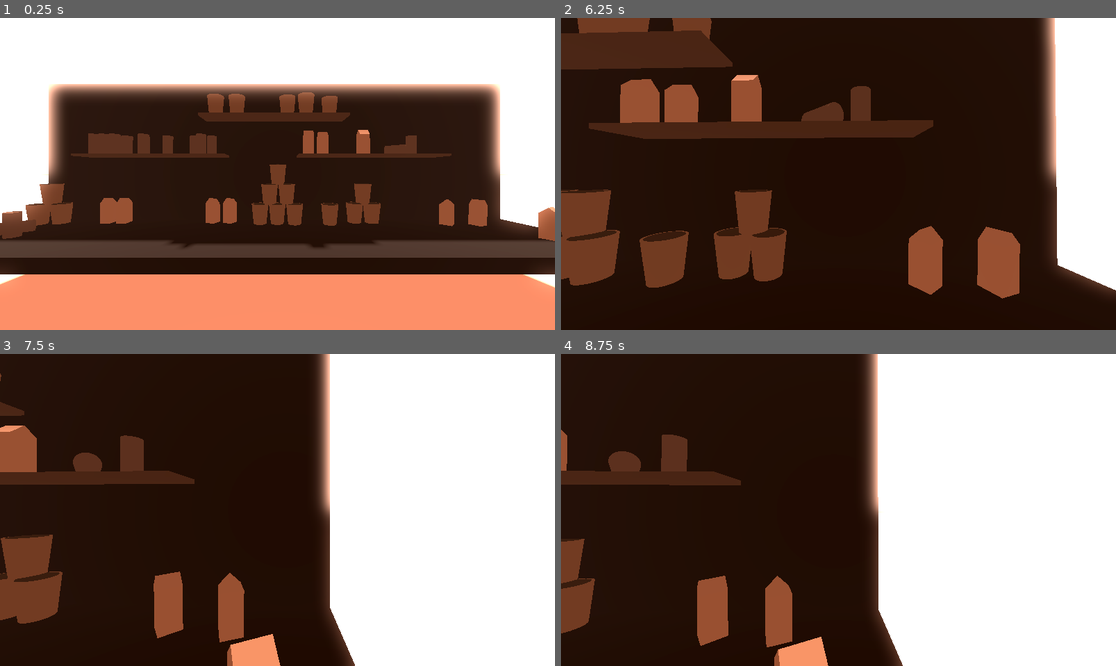
Above: before the commit, frames 1-4 (two rows, left to right).
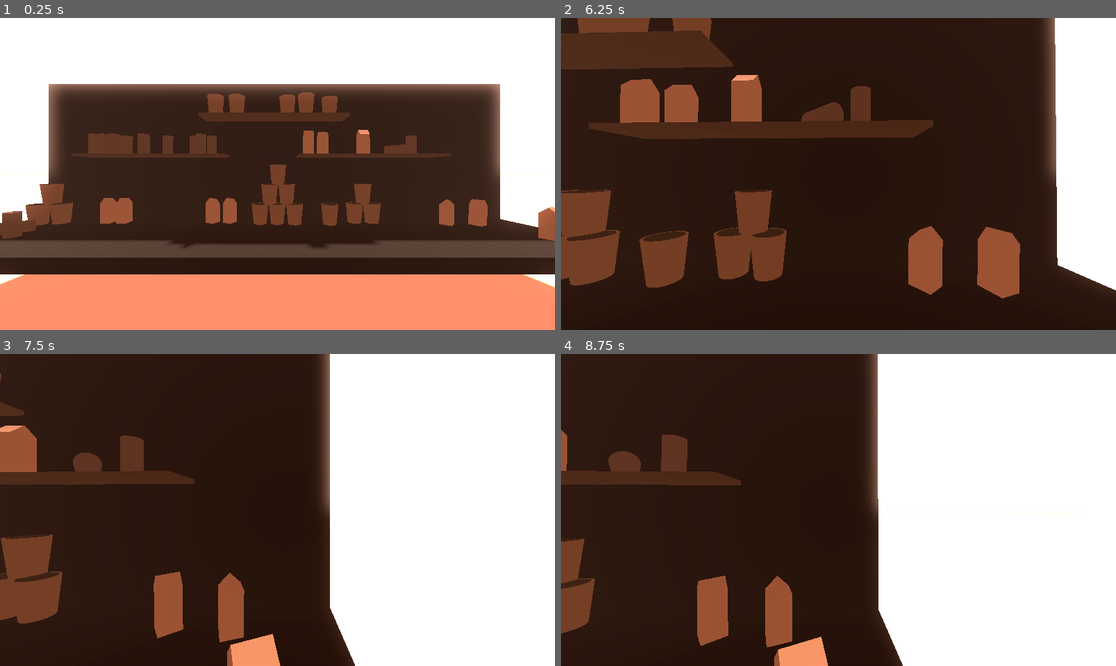
Above: after the commit, the same moments.

Repository: JustKesha/coffee-shop-game
Game: Godot game, scene res://demo.tscn
Two runs of this game, one before a commit and one after it. Both use one fixed random seed, a clock stepped at 60 frames per second and the inputs below.
Inputs (mouse positions are in pixels of both pictures, inside the frame that each line leads up to):
- Up to frame 1 (0.25 s): no input
- Up to frame 2 (6.25 s): tap Enter at 0.5, 2, 3.5 s; move the mouse to (866, 174) at 0.52 s; press the mouse at (866, 174) at 0.53 s; hold W (forward) 0.53-5.78 s; tap Space at 1.25, 2.75, 4.25 s; move the mouse to (810, 174) at 1.27 s; release the mouse at (810, 174) at 1.28 s; tap Mouse wheel down (zoom_in) at 1.35, 5.85 s; move the mouse to (849, 167) at 2.02 s; hold Mouse wheel up (zoom_out) 2.03-2.78 s; move the mouse to (832, 180) at 2.77 s; click (832, 180) at 2.85 s; move the mouse to (877, 177) at 3.52 s; hold Mouse wheel down (zoom_in) 3.53-4.28 s; move the mouse to (794, 170) at 4.27 s; tap Mouse wheel up (zoom_out) at 4.35 s; move the mouse to (844, 174) at 5.02 s; press the mouse at (844, 174) at 5.03 s; move the mouse to (816, 167) at 5.77 s; release the mouse at (816, 167) at 5.78 s; hold D (right) from 5.78 s (still down)
- Up to frame 3 (7.5 s): move the mouse to (305, 510) at 6.52 s; release D (right) at 6.53 s; hold Mouse wheel up (zoom_out) 6.53-7.28 s; hold W (forward) from 6.53 s (still down); move the mouse to (249, 510) at 7.27 s; click (249, 510) at 7.35 s
- Up to frame 4 (8.75 s): keep holding W (forward); move the mouse to (849, 503) at 8.02 s; hold Mouse wheel down (zoom_in) from 8.03 s (still down)

The runs differ from the first frame. In frame 1, 3.2% of the frame differs, in the area x 1-100%, y 21-65%; in frame 2, 1.0%; in frame 3, 0.9%; in frame 4, 1.0%.

Commit message:
Added a coffee addict customer

Diff:
--- a/cup.gd
+++ b/cup.gd
@@ -1,4 +1,4 @@
-extends Item
+class_name Cup extends Item
 
 var VOLUME_CAP = 120
 
@@ -62,6 +62,7 @@
 
 func get_top_similarities(how_many: int = 3, min_value = 0) -> Dictionary:
 	'''Returns a sorted dict from get_similarities clipped by min value'''
+	# I know its horrible
 	var similarities = get_similarities()
 	var out = {}
 
--- /dev/null
+++ b/customer.gd
@@ -0,0 +1,98 @@
+class_name Customer extends StaticBody3D
+
+@onready var request = generate_request()
+@onready var player = $"../Player"
+
+# EVENTS
+
+signal request_update
+signal not_satisfied (cup: Cup)
+signal satisfied (cup: Cup)
+
+func _on_request_update():
+	print(
+		[
+		"I'll have one ",
+		"Can I have ",
+		"One ",
+		].pick_random(),
+		Global.DRINKS[request]['name'],
+		[
+		", please.",
+		"?",
+		].pick_random(),
+	)
+
+func _on_not_satisfied(cup: Cup):
+	if cup.volume == 0:
+		print([
+			"But there's nothing here..",
+			"It's empty..",
+			"Cup cup cup",
+		].pick_random())
+		return
+
+	print(
+		["But", "What", "Huh", "Hey"].pick_random(), ', ',
+		[
+		"that's not what I ordered",
+		"that's not my orderer",
+		"that doesn't look right",
+		"what's going on",
+		"excuse me",
+		"there's something wrong",
+		].pick_random(),
+		["!", ".", "..", "...", "?", "?!"].pick_random(), ' ',
+		[
+		"I asked for ",
+		"I wanted ",
+		"I ordered ",
+		"I asked you for ",
+		].pick_random(),
+		Global.DRINKS[request]['name'],
+		["!", ".", "..", "...", "?", "?!"].pick_random(),
+	)
+
+func _on_satisfied(cup: Cup):
+	cup.kill()
+	print('Thanks!')
+
+	print([
+		'Oh and also',
+		'I want more',
+		'I still want coffee, hm',
+	].pick_random(), '...')
+	generate_request()
+
+# HELPERS
+
+func get_new_request() -> String:
+	return Global.DRINKS.keys().pick_random()
+
+# ACTIONS
+
+func generate_request() -> String:
+	'''Overwrites the current request with a new Drink ID'''
+	request = get_new_request()
+
+	request_update.emit()
+
+	return request
+
+func give(cup):
+	if not cup is Cup:
+		return
+
+	if cup.get_similarity(request) < 80:
+		not_satisfied.emit(cup)
+		return
+
+	satisfied.emit(cup)
+
+# DETECTION
+
+func _on_order_pickup_body_entered(body: Node3D):
+	give(body)
+
+func _process(delta: float):
+	look_at(player.global_position)
--- a/demo.tscn
+++ b/demo.tscn
@@ -1,10 +1,11 @@
-[gd_scene load_steps=16 format=3 uid="uid://c2jog48i1mbmd"]
+[gd_scene load_steps=30 format=3 uid="uid://c2jog48i1mbmd"]
 
 [ext_resource type="PackedScene" uid="uid://5t8434o6daug" path="res://player.tscn" id="1_211l8"]
 [ext_resource type="PackedScene" uid="uid://o33ph7vkyqtr" path="res://coffee.tscn" id="3_nub8f"]
 [ext_resource type="PackedScene" uid="uid://cr6ej4k6m55um" path="res://cup.tscn" id="4_5rk0j"]
 [ext_resource type="PackedScene" uid="uid://bfcidex13ttfo" path="res://shelf.tscn" id="5_4hngw"]
 [ext_resource type="PackedScene" uid="uid://8cq1ky3rov4o" path="res://milk.tscn" id="5_macea"]
+[ext_resource type="Script" path="res://customer.gd" id="6_f1yj1"]
 
 [sub_resource type="Environment" id="Environment_01jxy"]
 background_mode = 1
@@ -26,10 +27,9 @@
 sdfgi_cascade0_distance = 599.406
 sdfgi_max_distance = 9590.5
 glow_enabled = true
-glow_intensity = 0.5
+glow_intensity = 0.2
 fog_enabled = true
 fog_light_color = Color(1, 0.754263, 0.647288, 1)
-fog_light_energy = 0.5
 
 [sub_resource type="WorldBoundaryShape3D" id="WorldBoundaryShape3D_jqbt1"]
 
@@ -60,6 +60,56 @@
 [sub_resource type="BoxShape3D" id="BoxShape3D_xyqg7"]
 size = Vector3(5, 2, 0.5)
 
+[sub_resource type="StandardMaterial3D" id="StandardMaterial3D_p3pb8"]
+albedo_color = Color(0.196078, 0.137255, 0.0980392, 1)
+
+[sub_resource type="BoxMesh" id="BoxMesh_v1lk2"]
+material = SubResource("StandardMaterial3D_p3pb8")
+size = Vector3(3, 0.5, 0.85)
+
+[sub_resource type="StandardMaterial3D" id="StandardMaterial3D_uqn13"]
+albedo_color = Color(0.196236, 0.136746, 0.0980546, 1)
+
+[sub_resource type="BoxMesh" id="BoxMesh_fb6rb"]
+material = SubResource("StandardMaterial3D_uqn13")
+size = Vector3(3, 0.1, 1)
+
+[sub_resource type="BoxShape3D" id="BoxShape3D_25pir"]
+size = Vector3(3, 0.6, 0.75)
+
+[sub_resource type="StandardMaterial3D" id="StandardMaterial3D_scvjn"]
+albedo_color = Color(1, 0.65098, 0.6, 1)
+
+[sub_resource type="SphereMesh" id="SphereMesh_ya3x8"]
+material = SubResource("StandardMaterial3D_scvjn")
+height = 0.65
+radial_segments = 6
+rings = 5
+
+[sub_resource type="StandardMaterial3D" id="StandardMaterial3D_jucje"]
+
+[sub_resource type="SphereMesh" id="SphereMesh_b0nm2"]
+material = SubResource("StandardMaterial3D_jucje")
+radius = 0.1
+height = 0.2
+radial_segments = 4
+rings = 4
+
+[sub_resource type="StandardMaterial3D" id="StandardMaterial3D_dxid0"]
+albedo_color = Color(0.158823, 0.103154, 0.0895899, 1)
+
+[sub_resource type="SphereMesh" id="SphereMesh_rg07a"]
+material = SubResource("StandardMaterial3D_dxid0")
+radius = 0.033
+height = 0.067
+radial_segments = 6
+rings = 4
+
+[sub_resource type="BoxShape3D" id="BoxShape3D_olofx"]
+
+[sub_resource type="BoxShape3D" id="BoxShape3D_nkka6"]
+size = Vector3(1, 1, 0.75)
+
 [node name="Shop" type="Node3D"]
 
 [node name="Environment" type="WorldEnvironment" parent="."]
@@ -211,41 +261,101 @@
 [node name="Cup18" parent="Items" instance=ExtResource("4_5rk0j")]
 transform = Transform3D(1, 0, 0, 0, 1, 0, 0, 0, 1, 0.928241, 0.806495, -2.13338)
 
-[node name="Ground" type="StaticBody3D" parent="."]
+[node name="Map" type="Node3D" parent="."]
+
+[node name="Ground" type="StaticBody3D" parent="Map"]
 collision_mask = 0
 
-[node name="Border" type="CollisionShape3D" parent="Ground"]
+[node name="Border" type="CollisionShape3D" parent="Map/Ground"]
 shape = SubResource("WorldBoundaryShape3D_jqbt1")
 
-[node name="Mesh" type="MeshInstance3D" parent="Ground"]
+[node name="Mesh" type="MeshInstance3D" parent="Map/Ground"]
 mesh = SubResource("PlaneMesh_o5gk8")
 skeleton = NodePath("../Border")
 
-[node name="Workbench" type="StaticBody3D" parent="."]
+[node name="Workbench" type="StaticBody3D" parent="Map"]
 transform = Transform3D(1, 0, 0, 0, 0.999848, -0.0174524, 0, 0.0174524, 0.999848, 0, 0.45, -1.75)
 collision_mask = 0
 
-[node name="Mesh" type="MeshInstance3D" parent="Workbench"]
+[node name="Mesh" type="MeshInstance3D" parent="Map/Workbench"]
 mesh = SubResource("BoxMesh_vyja4")
-skeleton = NodePath("../..")
-
-[node name="Hitbox" type="CollisionShape3D" parent="Workbench"]
+skeleton = NodePath("../../..")
+
+[node name="Hitbox" type="CollisionShape3D" parent="Map/Workbench"]
 shape = SubResource("BoxShape3D_tdvum")
 
-[node name="Wall" type="StaticBody3D" parent="."]
+[node name="Wall" type="StaticBody3D" parent="Map"]
 transform = Transform3D(1, 0, 0, 0, 1, 0, 0, 0, 1, 0, 1, -2.5)
 collision_mask = 0
 
-[node name="Mesh" type="MeshInstance3D" parent="Wall"]
+[node name="Mesh" type="MeshInstance3D" parent="Map/Wall"]
 mesh = SubResource("BoxMesh_pm83h")
 
-[node name="Hitbox" type="CollisionShape3D" parent="Wall"]
+[node name="Hitbox" type="CollisionShape3D" parent="Map/Wall"]
 shape = SubResource("BoxShape3D_xyqg7")
 
-[node name="Shelf1" parent="." instance=ExtResource("5_4hngw")]
-
-[node name="Shelf2" parent="." instance=ExtResource("5_4hngw")]
+[node name="ShelfLeft" parent="Map" instance=ExtResource("5_4hngw")]
+
+[node name="ShelfTop" parent="Map" instance=ExtResource("5_4hngw")]
 transform = Transform3D(1, 0, 0, 0, 1, 0, 0, 0, 1, 0, 1.6, -2.125)
 
-[node name="Shelf3" parent="." instance=ExtResource("5_4hngw")]
+[node name="ShelfeRight" parent="Map" instance=ExtResource("5_4hngw")]
 transform = Transform3D(1, 0, 0, 0, 1, 0, 0, 0, 1, 1, 1.2, -2.125)
+
+[node name="Counter" type="StaticBody3D" parent="Map"]
+transform = Transform3D(-4.37114e-08, 0, 1, 0, 1, 0, -1, 0, -4.37114e-08, 4, 0, 1)
+
+[node name="Mesh" type="MeshInstance3D" parent="Map/Counter"]
+transform = Transform3D(1, 0, 0, 0, 1, 0, 0, 0, 1, 0, 0.25018, 0)
+mesh = SubResource("BoxMesh_v1lk2")
+
+[node name="Mesh" type="MeshInstance3D" parent="Map/Counter/Mesh"]
+transform = Transform3D(1, 0, 0, 0, 1, 0, 0, 0, 1, 0, 0.3, 0)
+mesh = SubResource("BoxMesh_fb6rb")
+skeleton = NodePath("../..")
+
+[node name="Hitbox" type="CollisionShape3D" parent="Map/Counter"]
+transform = Transform3D(1, 0, 0, 0, 1, 0, 0, 0, 1, 0, 0.3, 0)
+shape = SubResource("BoxShape3D_25pir")
+
+[node name="Customer" type="StaticBody3D" parent="."]
+transform = Transform3D(-4.37114e-08, 0, 1, 0, 1, 0, -1, 0, -4.37114e-08, 4.84368, 1.16985, 1)
+script = ExtResource("6_f1yj1")
+
+[node name="Mesh" type="MeshInstance3D" parent="Customer"]
+transform = Transform3D(0.982842, 0, 0.184449, 0, 1, 0, -0.184449, 0, 0.982842, 0, 0, 0)
+mesh = SubResource("SphereMesh_ya3x8")
+
+[node name="Mesh1" type="MeshInstance3D" parent="Customer/Mesh"]
+transform = Transform3D(0.903185, -0.0987052, -0.417748, -7.45058e-09, 0.973203, -0.229948, 0.42925, 0.207686, 0.878983, -0.152869, -0.00560118, -0.421274)
+mesh = SubResource("SphereMesh_b0nm2")
+
+[node name="Mesh" type="MeshInstance3D" parent="Customer/Mesh/Mesh1"]
+transform = Transform3D(1, 0, 0, 0, 1, 0, 0, 0, 1, -0.0482345, -0.0123754, -0.0411339)
+mesh = SubResource("SphereMesh_rg07a")
+skeleton = NodePath("../..")
+
+[node name="Mesh2" type="MeshInstance3D" parent="Customer/Mesh"]
+transform = Transform3D(1, 0, 0, 0, 1, 0, 0, 0, 1, 0.3, -0.00360598, -0.317584)
+mesh = SubResource("SphereMesh_b0nm2")
+
+[node name="Mesh" type="MeshInstance3D" parent="Customer/Mesh/Mesh2"]
+transform = Transform3D(1, 0, 0, 0, 1, 0, 0, 0, 1, 0.0598702, -0.0381308, -0.0167089)
+mesh = SubResource("SphereMesh_rg07a")
+skeleton = NodePath("../..")
+
+[node name="Hitbox" type="CollisionShape3D" parent="Customer"]
+shape = SubResource("BoxShape3D_olofx")
+
+[node name="OrderPickup" type="Area3D" parent="Customer"]
+transform = Transform3D(1, 0, 0, 0, 1, 0, 0, 0, 1, 1.19209e-07, 0, -0.893365)
+collision_layer = 0
+collision_mask = 4
+
+[node name="Hitbox" type="CollisionShape3D" parent="Customer/OrderPickup"]
+shape = SubResource("BoxShape3D_nkka6")
+
+[connection signal="not_satisfied" from="Customer" to="Customer" method="_on_not_satisfied"]
+[connection signal="request_update" from="Customer" to="Customer" method="_on_request_update"]
+[connection signal="satisfied" from="Customer" to="Customer" method="_on_satisfied"]
+[connection signal="body_entered" from="Customer/OrderPickup" to="Customer" method="_on_order_pickup_body_entered"]
--- a/player_drag.gd
+++ b/player_drag.gd
@@ -4,7 +4,7 @@
 var DRAG_RELATIVE_POSITION = Vector3.UP * .1
 
 var ZOOM_SPEED = 0.15
-var ZOOM_MIN = 0.35
+var ZOOM_MIN = 0.5
 var ZOOM_MAX = 1.65
 
 var STABILISATION_SPEED = 3.5
